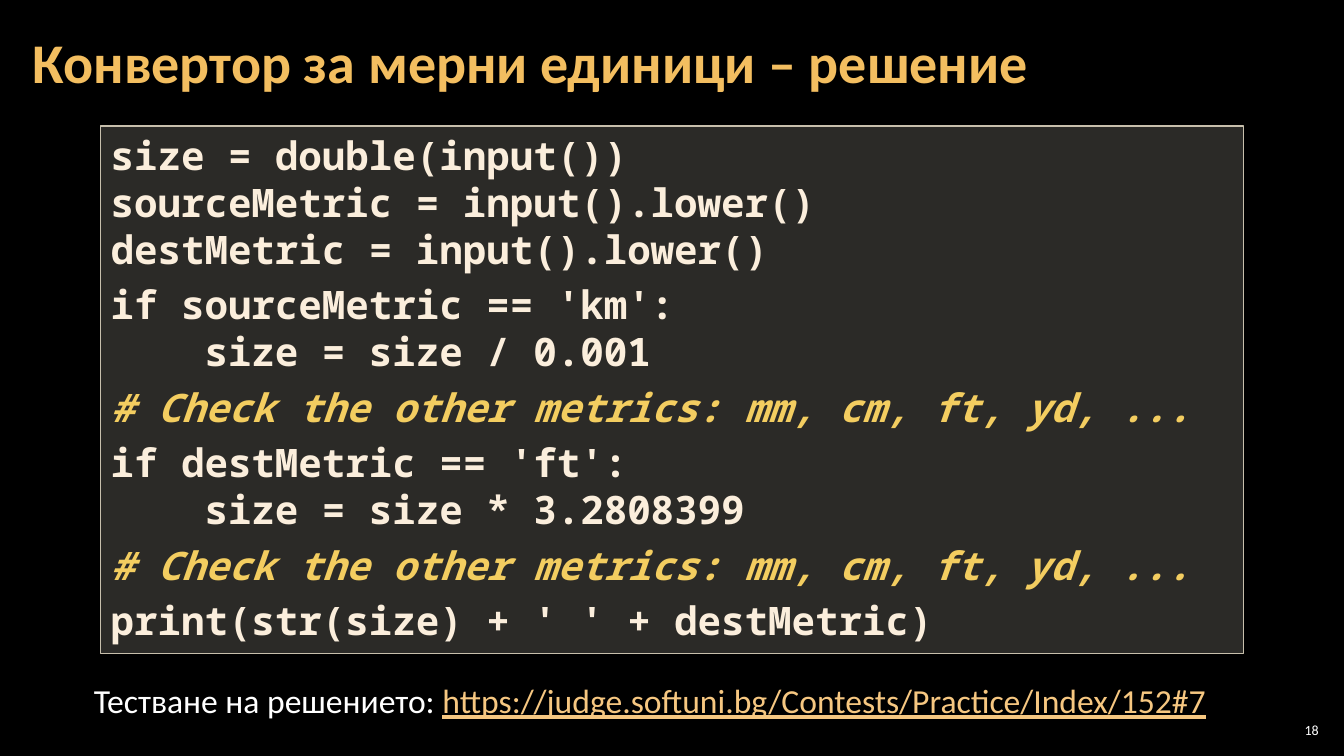
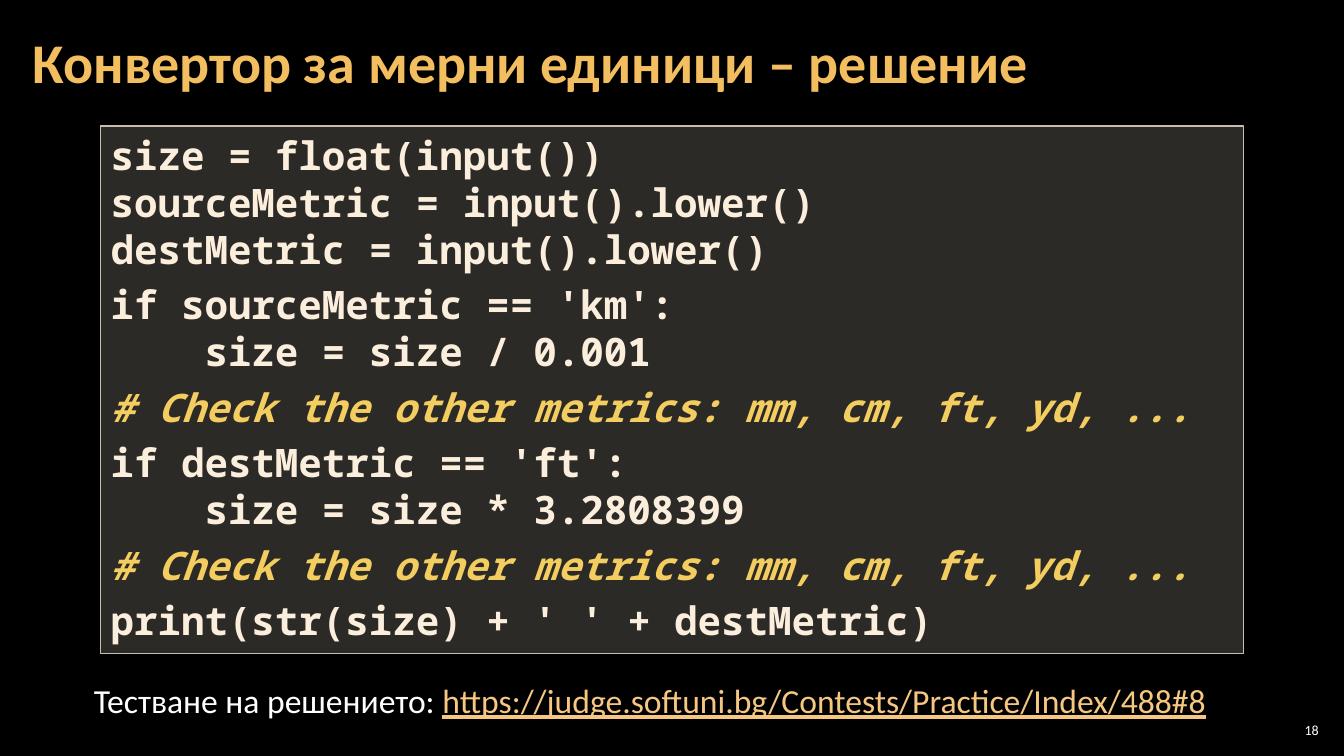
Before and after one commit to Software-University/Python-Basics, a slide deck: slide 18 of 3. Simple-Conditions/3. Simple-Conditions.pptx. Drawn at 1344x756 pixels with LibreOffice and Linux fonts; fonts in the diff are those of the drawing; background and template pictures are left out. Boxes give left, top, right and bottom in pixels: in the first picture for what was removed or moved away, otherwise in the second. Text is boxed around its words. In the diff, an @@ line names an element or a change of style, - is before the commit and + after.

```diff
--- a/3. Simple-Conditions/3. Simple-Conditions.pptx
+++ b/3. Simple-Conditions/3. Simple-Conditions.pptx
@@ text in rectangle at (x1=111, y1=139, x2=604, y2=180): text changed @@
-size = double(input())
+size = float(input())
@@ text at (x1=94, y1=689, x2=1205, y2=719): text changed @@
-Тестване на решението: https://judge.softuni.bg/Contests/Practice/Index/152#7
+Тестване на решението: https://judge.softuni.bg/Contests/Practice/Index/488#8
```
Also in this commit, not shown: 8 other slides changed, 10 other files.
